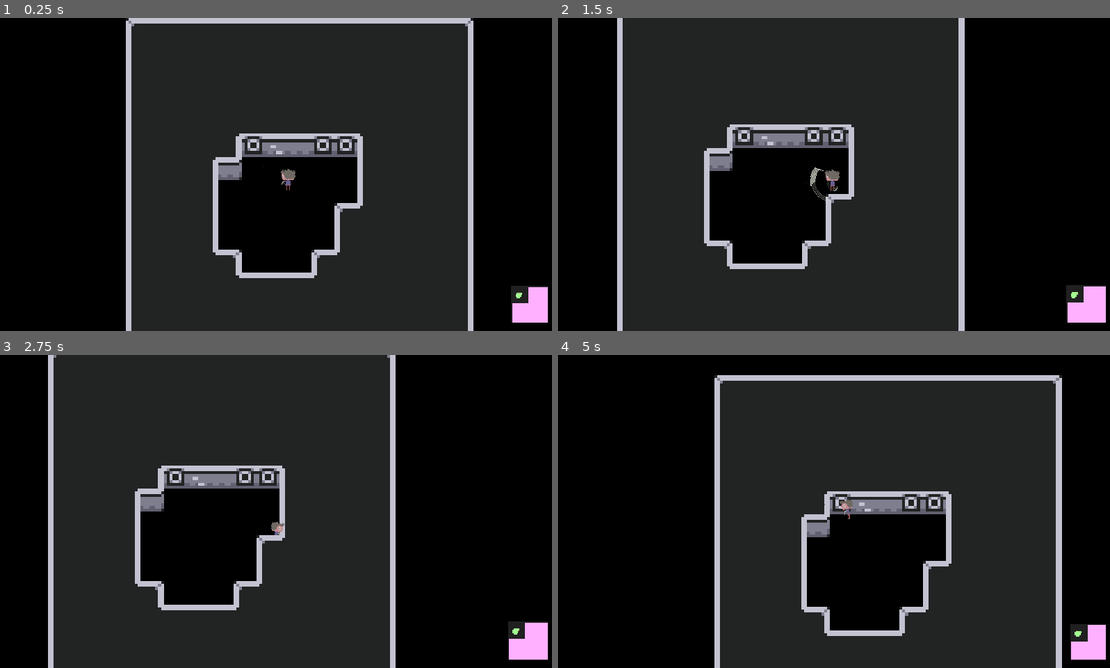
Above: before the commit, frames 1-4 (two rows, left to right).
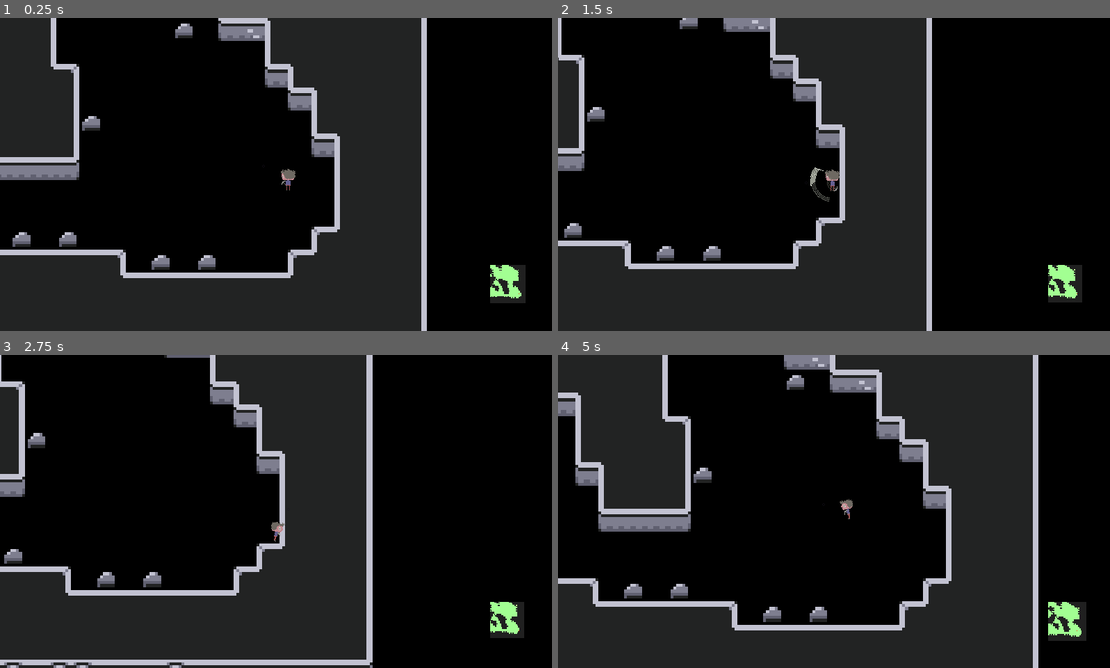
Above: after the commit, the same moments.

Repository: FrankJRix/minorman-game
Game: Godot game, scene res://classes/procedural_generation/ProceduralGeneration.tscn
Same seed, same stepped clock (60 frames per second), same inputs: the game is played once before the commit and once after it. This scene is started directly instead of the project's main scene.
Inputs (mouse positions are in pixels of both pictures, inside the frame that each line leads up to):
- Up to frame 1 (0.25 s): no input
- Up to frame 2 (1.5 s): tap Enter (test_fullscreen) at 0.5 s; move the mouse to (960, 158) at 0.52 s; hold D (move_east) 0.53-1.28 s; tap E (interact) at 0.6 s; tap Space (jump) at 0.77 s; move the mouse to (723, 190) at 1.27 s; hold S (move_south) from 1.28 s (still down); click (723, 190) at 1.35 s
- Up to frame 3 (2.75 s): tap Space (jump) at 1.52 s; tap E (interact) at 1.55, 2.1 s; move the mouse to (331, 442) at 2.02 s; release S (move_south) at 2.03 s; hold D (move_east) from 2.03 s (still down)
- Up to frame 4 (5 s): move the mouse to (806, 574) at 2.77 s; release D (move_east) at 2.78 s; hold W (move_north) 2.78-3.53 s; tap Shift (sprint) at 2.85 s; tap Space (jump) at 3.02, 3.77, 4.52 s; tap E (interact) at 3.05, 3.6, 4.55 s; move the mouse to (1005, 558) at 3.52 s; hold A (move_west) from 3.53 s (still down); move the mouse to (668, 464) at 4.27 s; click (668, 464) at 4.35 s

The runs differ from the first frame. In frame 1, 47% of the frame differs, in the area x 0-100%, y 0-100%; in frame 2, 36%; in frame 3, 36%; in frame 4, 51%.
Error in both runs: Invalid get index 'jump' (on base: 'Dictionary'). (res://characters/player/norman_state_machine.gd:16)

Commit message:
Resettati parametri della procgen.

Diff:
--- a/00_MinorMan/classes/procedural_generation/ProceduralGeneration.tscn
+++ b/00_MinorMan/classes/procedural_generation/ProceduralGeneration.tscn
@@ -8,8 +8,6 @@
 
 [node name="ProceduralGeneration" type="Node"]
 script = ExtResource( 1 )
-CAVE_WIDTH = 5
-CAVE_HEIGHT = 5
 
 [node name="YSort" type="YSort" parent="."]
 
